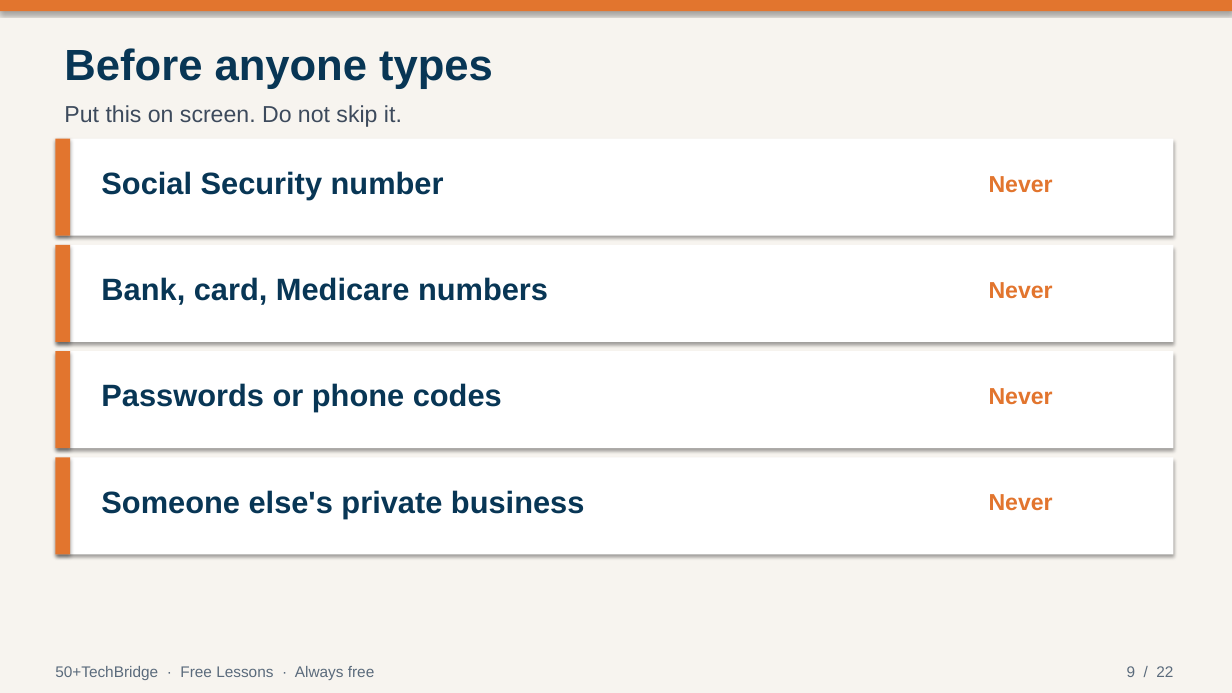
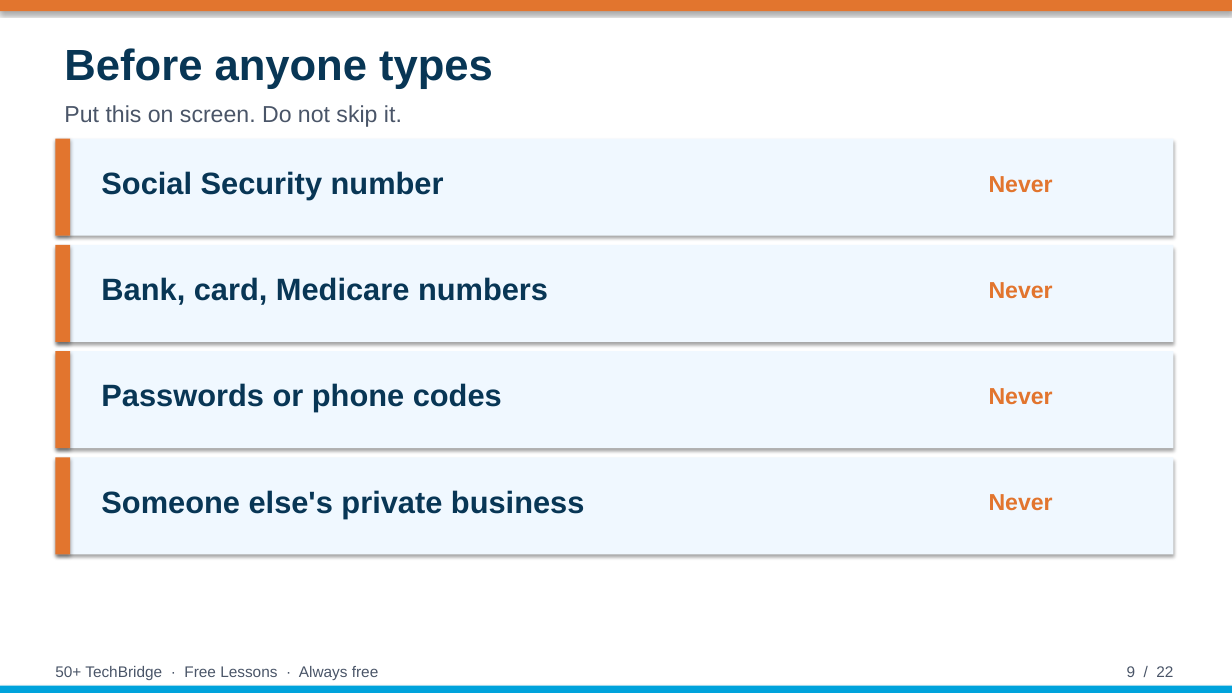
Before and after one commit to 1Profmac/1Profmac.github.io, a slide deck: slide 9 of lessons/slides/50plus-techbridge-free-lessons.pptx. Drawn at 1232x693 pixels with LibreOffice and Linux fonts; fonts in the diff are those of the drawing. Boxes give left, top, right and bottom in pixels: in the first picture for what was removed or moved away, otherwise in the second. Text is boxed around its words. In the diff, an @@ line names an element or a change of style, - is before the commit and + after.

```diff
--- a/lessons/slides/50plus-techbridge-free-lessons.pptx
+++ b/lessons/slides/50plus-techbridge-free-lessons.pptx
@@ rectangle at (0, 0, 1232, 693): fill #F7F4EF to #FFFFFF @@
@@ text at (64, 105, 402, 127): text colour #3D4A5C to #4A5568 in "Put this on screen. Do not skip ..." @@
@@ fill #FFFFFF to #F0F8FF in 4 elements at (55, 139, 1174, 236), (55, 245, 1174, 342), (55, 351, 1174, 448), (55, 457, 1174, 555) @@
@@ text "9 / 22" at (1127, 666, 1173, 677): text colour #5B6B7C to #4A5568 @@
@@ rectangle added at (0, 686, 1232, 693), fill #00A3DC @@
@@ text at (55, 666, 378, 680): text changed; text colour #5B6B7C to #4A5568 @@
-50+TechBridge · Free Lessons · Always free
+50+ TechBridge · Free Lessons · Always free
```
Also in this commit, not shown: 21 other slides changed, 2 other files.
